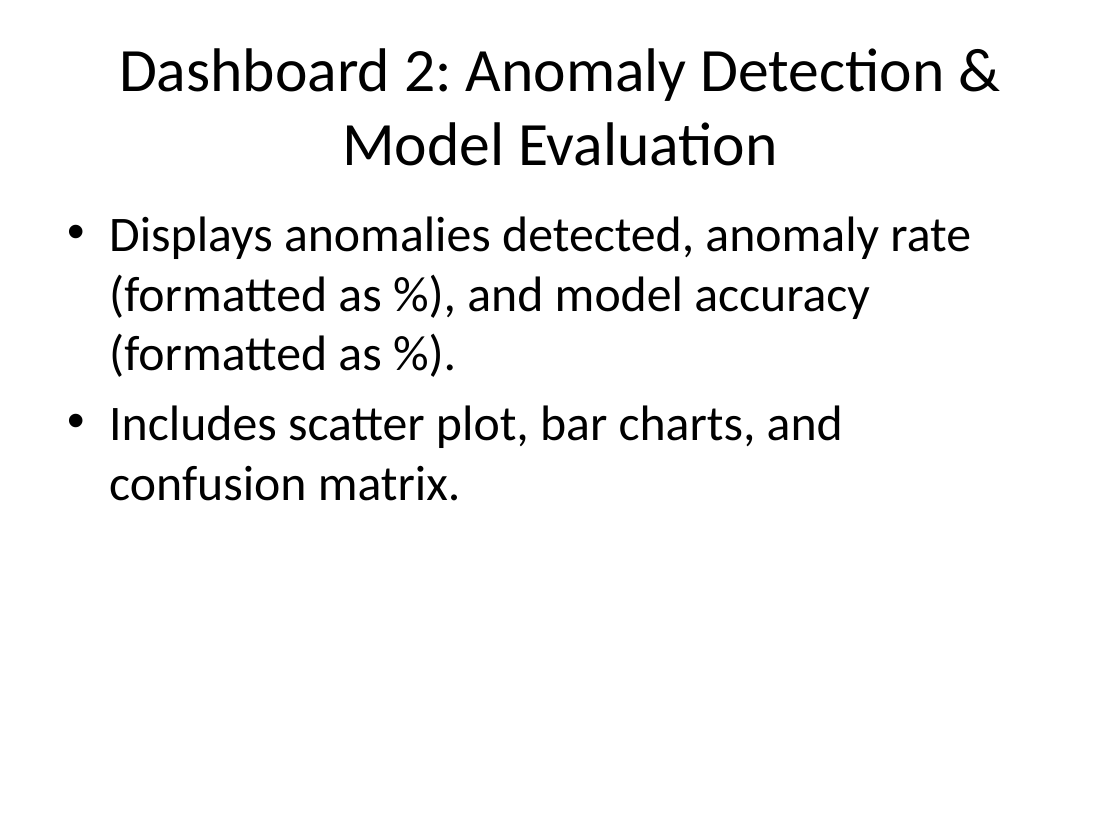
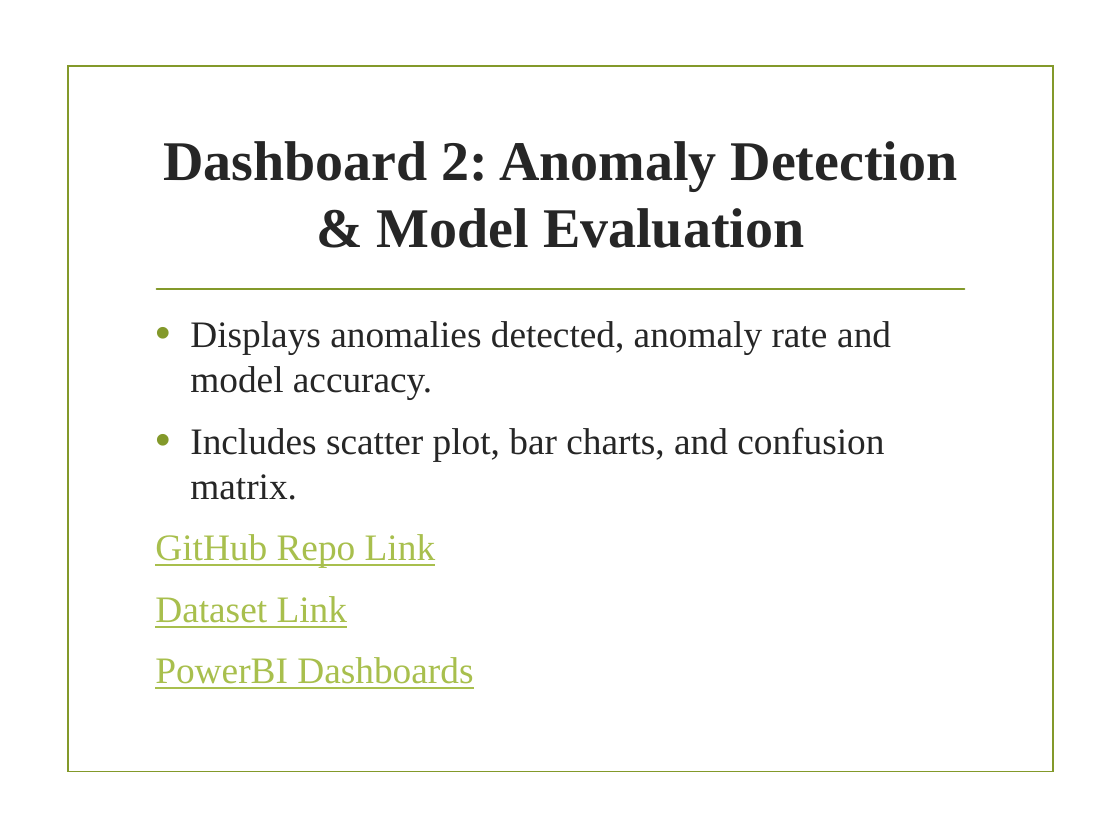
Before and after one commit to Serge731/CyberSecurityBigDataAnalytics, a slide deck: slide 7 of Cybersecurity_Capstone_Presentation.pptx. Drawn at 1120x840 pixels with LibreOffice and Linux fonts; fonts in the diff are those of the drawing; background and template pictures are left out. Boxes give left, top, right and bottom in pixels: in the first picture for what was removed or moved away, otherwise in the second. Text is boxed around its words. In the diff, an @@ line names an element or a change of style, - is before the commit and + after.

```diff
--- a/Cybersecurity_Capstone_Presentation.pptx
+++ b/Cybersecurity_Capstone_Presentation.pptx
@@ rectangle added at [68, 66, 1053, 772], outline #83992A 1.25 pt @@
@@ title "Dashboard 2: Anomaly Detection & ...": place and size @@
-title "Dashboard 2: Anomaly Detection & ..." at [119, 48, 945, 166]
+title "Dashboard 2: Anomaly Detection & ..." at [163, 141, 958, 248]
@@ title "Dashboard 2: Anomaly Detection & ..." at [163, 141, 958, 248]: size 39.6 to 36 pt, font Calibri to Times New Roman, text colour #000000 to #262626, bold on @@
@@ line added from (157, 289) to (964, 289), #83992A 1.25 pt @@
@@ text "Displays anomalies detected, anomaly rate ...": place and size @@
-text "Displays anomalies detected, anomaly rate ..." at [109, 216, 971, 501]
+text "Displays anomalies detected, anomaly rate ..." at [155, 321, 891, 689]
@@ text at [190, 321, 891, 399]: text changed; size 32 to 24 pt; font Calibri to Times New Roman; text colour #000000 to #262626 @@
-• Displays anomalies detected, anomaly rate (formatted as %), and model accuracy (formatted as %).
+• Displays anomalies detected, anomaly rate and model accuracy.
@@ text at [190, 427, 884, 500]: size 32 to 24 pt, font Calibri to Times New Roman, text colour #000000 to #262626 in "Includes scatter plot, bar charts, and confusion ..."; indent changed; more space between paragraphs @@
@@ text at [155, 534, 473, 689]: paragraphs added @@
+GitHub Repo Link
+Dataset Link
+PowerBI Dashboards
```
Also in this commit, not shown: 11 other slides changed, 1 slide added.
